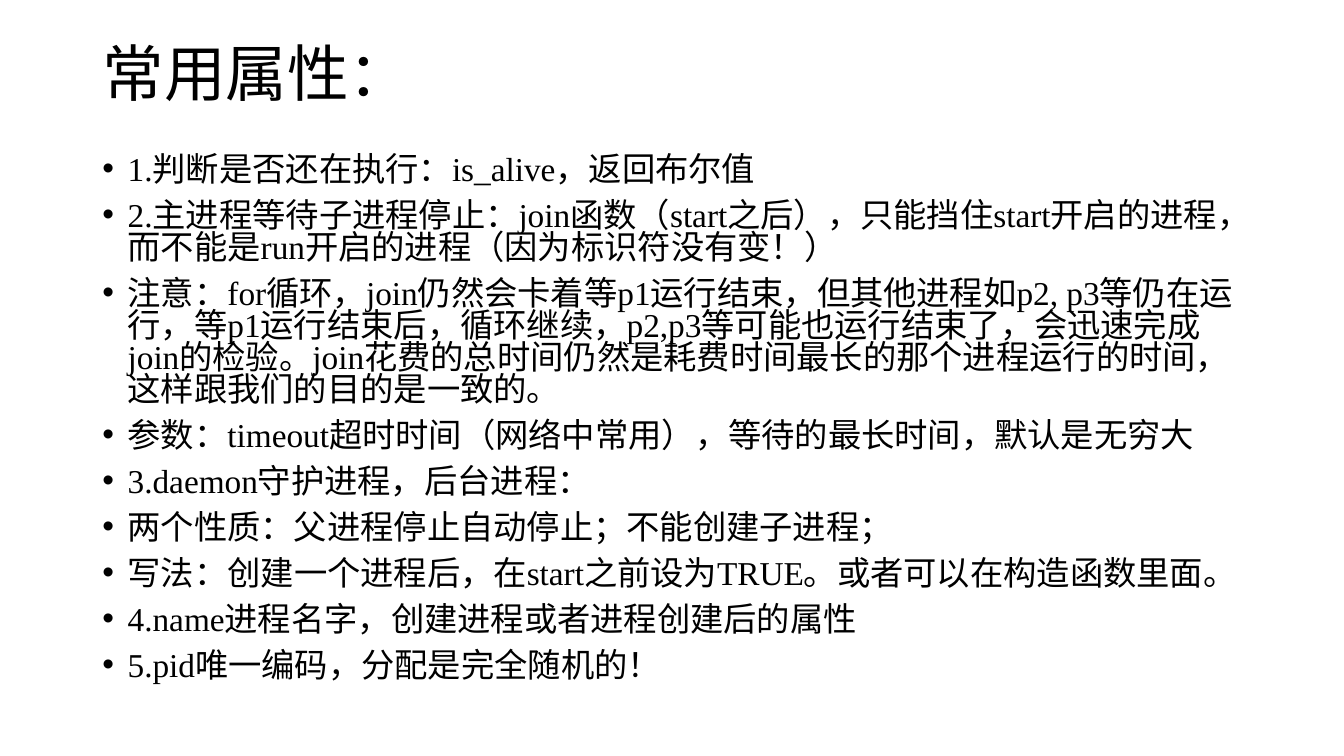
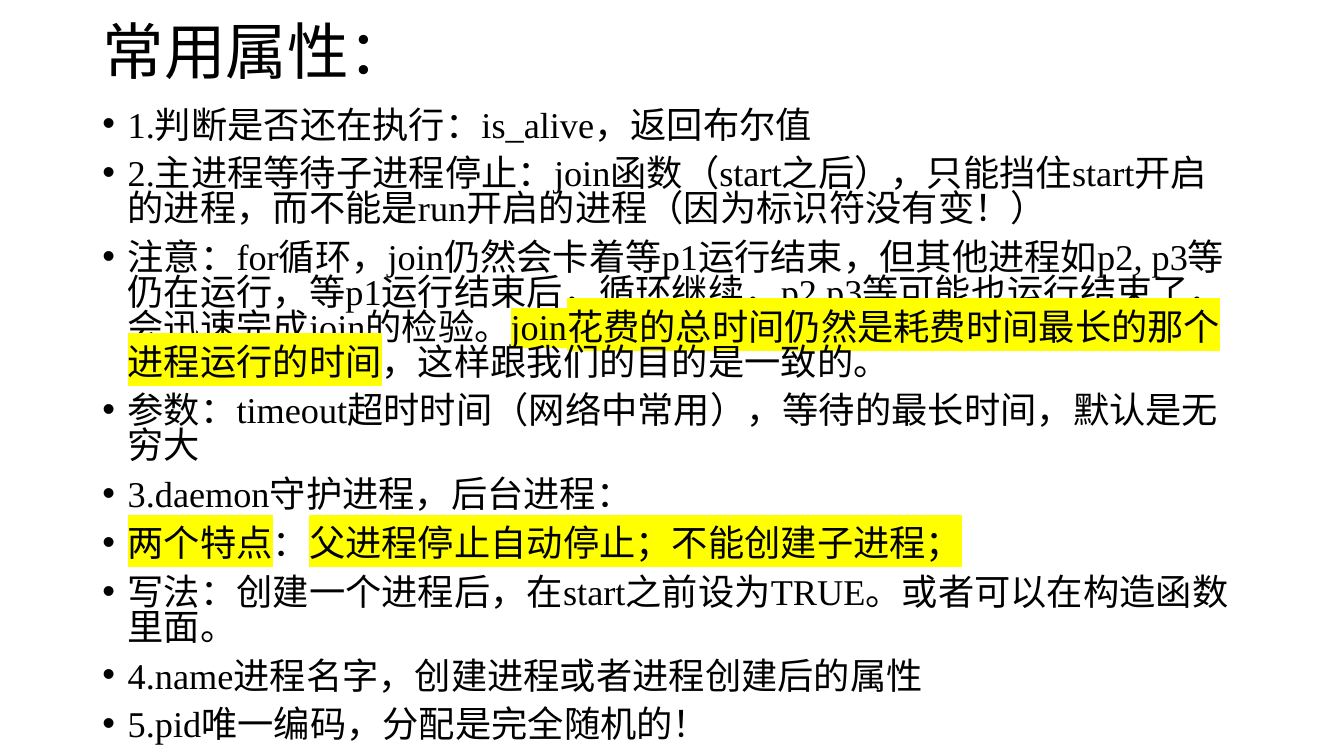
Before and after one commit to lizeyubuaa/pengbeifudao, a slide deck: slide 9 of week13/第十一周多进程.pptx (slide 6 before the commit). Drawn at 1344x756 pixels with LibreOffice and Linux fonts; fonts in the diff are those of the drawing. Boxes give left, top, right and bottom in pixels: in the first picture for what was removed or moved away, otherwise in the second. Text is boxed around its words. In the diff, an @@ line names an element or a change of style, - is before the commit and + after.

```diff
--- a/week13/第十一周多进程.pptx
+++ b/week13/第十一周多进程.pptx
@@ title "常用属性：" moved from (x1=102, y1=44, x2=410, y2=101) to (x1=102, y1=22, x2=410, y2=79) @@
@@ text "1.判断是否还在执行：is_alive，返回布尔值" moved from (x1=128, y1=155, x2=1251, y2=684) to (x1=128, y1=110, x2=1229, y2=745) @@
@@ text at (x1=128, y1=110, x2=1229, y2=745): size 23.8 to 25.9 pt; highlight none to #FFFF00 in "p3等仍在运行，等p1运行结束后，循环继续，p2,p3等可能也运行结束了，会迅速完成join的检验。join花费的总时间 ..." @@
@@ text at (x1=128, y1=519, x2=963, y2=566): text changed; size 23.8 to 25.9 pt @@
-• 两个性质：父进程停止自动停止；不能创建子进程；
+• 两个特点：父进程停止自动停止；不能创建子进程；
```
Also in this commit, not shown: 14 other slides changed, 3 slides added, 14 other files.
